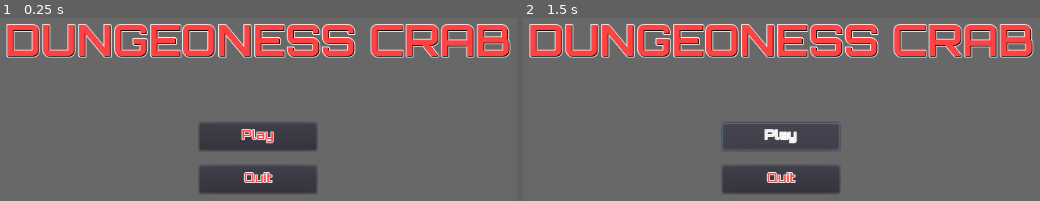
Above: before the commit, frames 1-2 (left to right).
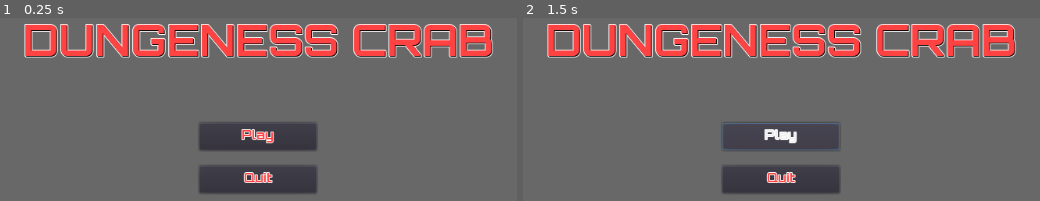
Above: after the commit, the same moments.

Repository: NickPieto/Game-Jam-XNHJ-FINAL
Game: Godot game, scene res://UI/Main Menu.tscn
Two runs of this game, one before a commit and one after it. Both use one fixed random seed, a clock stepped at 60 frames per second and the inputs below.
Inputs:
- Up to frame 1 (0.25 s): no input
- Up to frame 2 (1.5 s): click "Play" at 0.5 s; click "Play" at 1.25 s

The runs differ from the first frame. In frame 1, 12% of the frame differs, in the area x 1-99%, y 3-22%; in frame 2, 12%.

Commit message:
Added signals to buttons
Still need to actually code the buttons

Diff:
--- /dev/null
+++ b/Final Project/UI/Main Menu.gd
@@ -0,0 +1,12 @@
+extends Control
+
+
+func _ready():
+	pass
+
+func _on_Play_pressed():
+	pass
+
+
+func _on_Quit_pressed():
+	pass #
--- a/Final Project/UI/Main Menu.tscn
+++ b/Final Project/UI/Main Menu.tscn
@@ -1,6 +1,7 @@
-[gd_scene load_steps=5 format=2]
+[gd_scene load_steps=6 format=2]
 
 [ext_resource path="res://Assets/Orbitron Bold.ttf" type="DynamicFontData" id=1]
+[ext_resource path="res://UI/Main Menu.gd" type="Script" id=2]
 
 [sub_resource type="DynamicFont" id=1]
 size = 55
@@ -18,6 +19,7 @@
 [node name="MainMenu" type="Control"]
 anchor_right = 1.0
 anchor_bottom = 1.0
+script = ExtResource( 2 )
 
 [node name="ColorRect" type="ColorRect" parent="."]
 anchor_right = 1.0
@@ -30,7 +32,7 @@
 custom_colors/font_color = Color( 1, 0.266667, 0.266667, 1 )
 custom_colors/font_color_shadow = Color( 0, 0, 0, 1 )
 custom_fonts/font = SubResource( 1 )
-text = "Dungeoness Crab"
+text = "Dungeness Crab"
 align = 1
 valign = 1
 uppercase = true
@@ -60,3 +62,6 @@
 custom_colors/font_color = Color( 1, 0.266667, 0.266667, 1 )
 custom_fonts/font = SubResource( 3 )
 text = "Quit"
+
+[connection signal="pressed" from="Play" to="." method="_on_Play_pressed"]
+[connection signal="pressed" from="Quit" to="." method="_on_Quit_pressed"]
--- /dev/null
+++ b/Final Project/UI/Pause.gd
@@ -0,0 +1,11 @@
+extends Control
+
+
+func _ready():
+	pass
+
+func _on_Resume_pressed():
+	pass
+
+func _on_Quit_pressed():
+	pass
--- a/Final Project/UI/Pause.tscn
+++ b/Final Project/UI/Pause.tscn
@@ -1,6 +1,7 @@
-[gd_scene load_steps=4 format=2]
+[gd_scene load_steps=5 format=2]
 
 [ext_resource path="res://Assets/Orbitron Bold.ttf" type="DynamicFontData" id=1]
+[ext_resource path="res://UI/Pause.gd" type="Script" id=2]
 
 [sub_resource type="DynamicFont" id=1]
 size = 45
@@ -14,6 +15,7 @@
 [node name="Pause" type="Control"]
 anchor_right = 1.0
 anchor_bottom = 1.0
+script = ExtResource( 2 )
 
 [node name="ColorRect" type="ColorRect" parent="."]
 anchor_right = 1.0
@@ -56,3 +58,6 @@
 custom_colors/font_color = Color( 1, 0.266667, 0.266667, 1 )
 custom_fonts/font = SubResource( 2 )
 text = "Quit"
+
+[connection signal="pressed" from="Resume" to="." method="_on_Resume_pressed"]
+[connection signal="pressed" from="Quit" to="." method="_on_Quit_pressed"]
Not shown, added: Final Project/Assets/GameJamPossibleTrack2.mp3.import
Not shown, added: Final Project/Assets/GameJamPossibleTrack3.mp3.import
